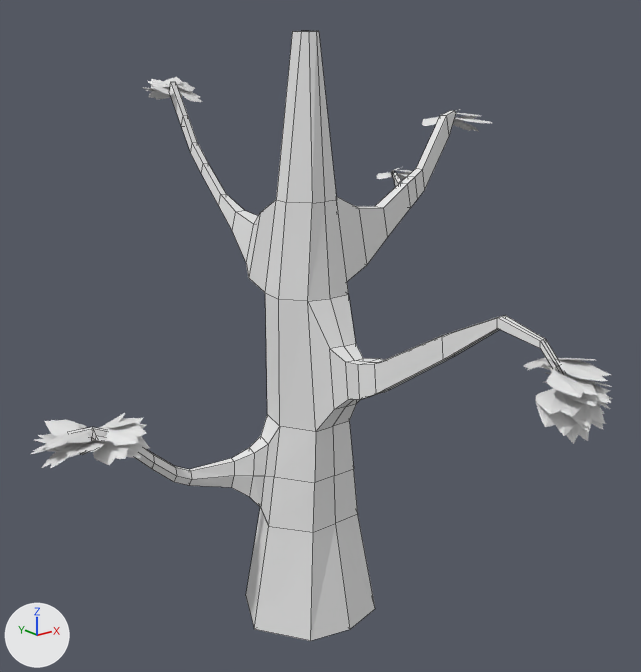
What one commit did to the Blender file Assets/Resources/Models/sadzonka_brzoza(1).blend.
Both versions are drawn from a 50 mm camera at (-5.22, -6.65, 5.8) aimed at (-0.12, -0.27, 3.25). The axes (+X, +Y, +Z) are drawn at lower left. The lights are the same throughout. Mesh edges are drawn as thin lines on the coarser meshes.

Names of what the first picture shows: 'mini-tree'.
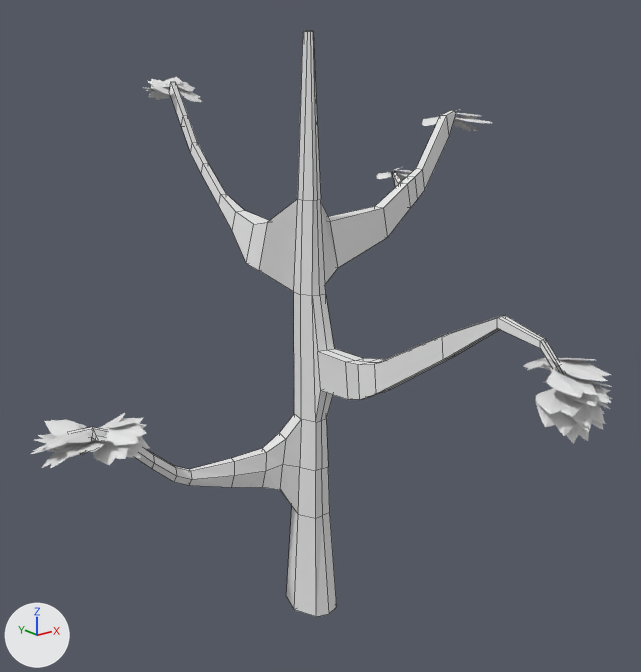
What differs and where, as boxes [x1, y1, x2, y2] in the pictures (641 x 672 px; the box of a moved part takes in the faces that stretch with it):
'mini-tree', reshaped: before [73, 31, 564, 641]; after [73, 31, 564, 617]
part 1 of me_cube, moved or reshaped: before [231, 31, 388, 641]; after [231, 31, 388, 617]

What changed in the scene script:
```text
Change me_cube:
    where me_cube.from_pydata(...)  # 268 vertices, 265 faces; spans x -2.4..2.39, y -3.08..2.04, z -0.81..5.12
    used by ob_mini_tree; location = (0.0, 0.0, 0.91)
    me_cube part 1: 83 of 268 vertices moved; they spanned x -0.79..0.79, y -0.62..0.66, z -0.81..5.12 and now span x -0.53..0.27, y -0.28..0.41, z -0.81..5.12; mean shift (0.01, 0.01, 0.0); largest move (0.79, 0.0, -0.81) -> (0.25, 0.02, -0.81)
```
